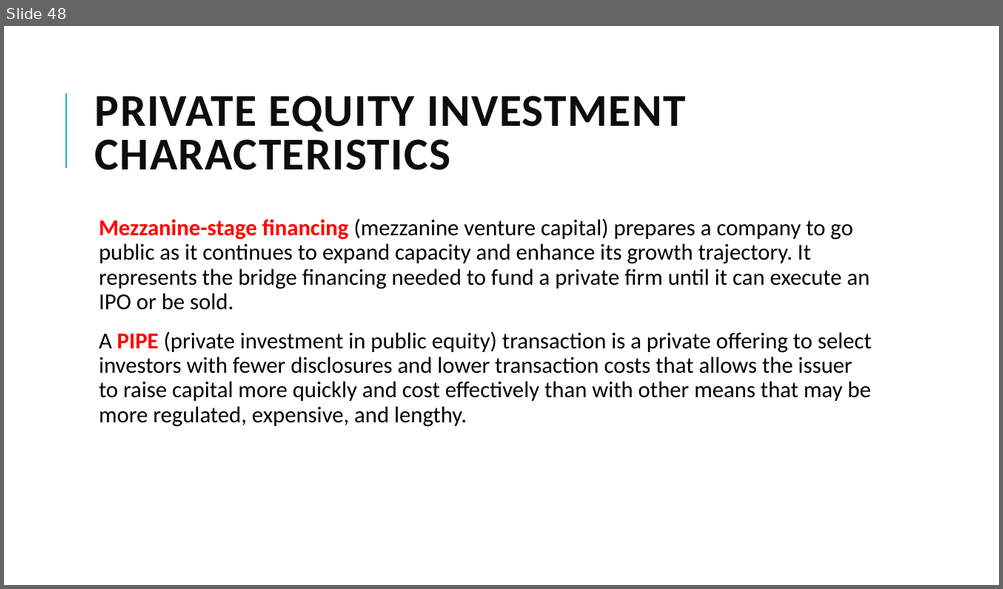
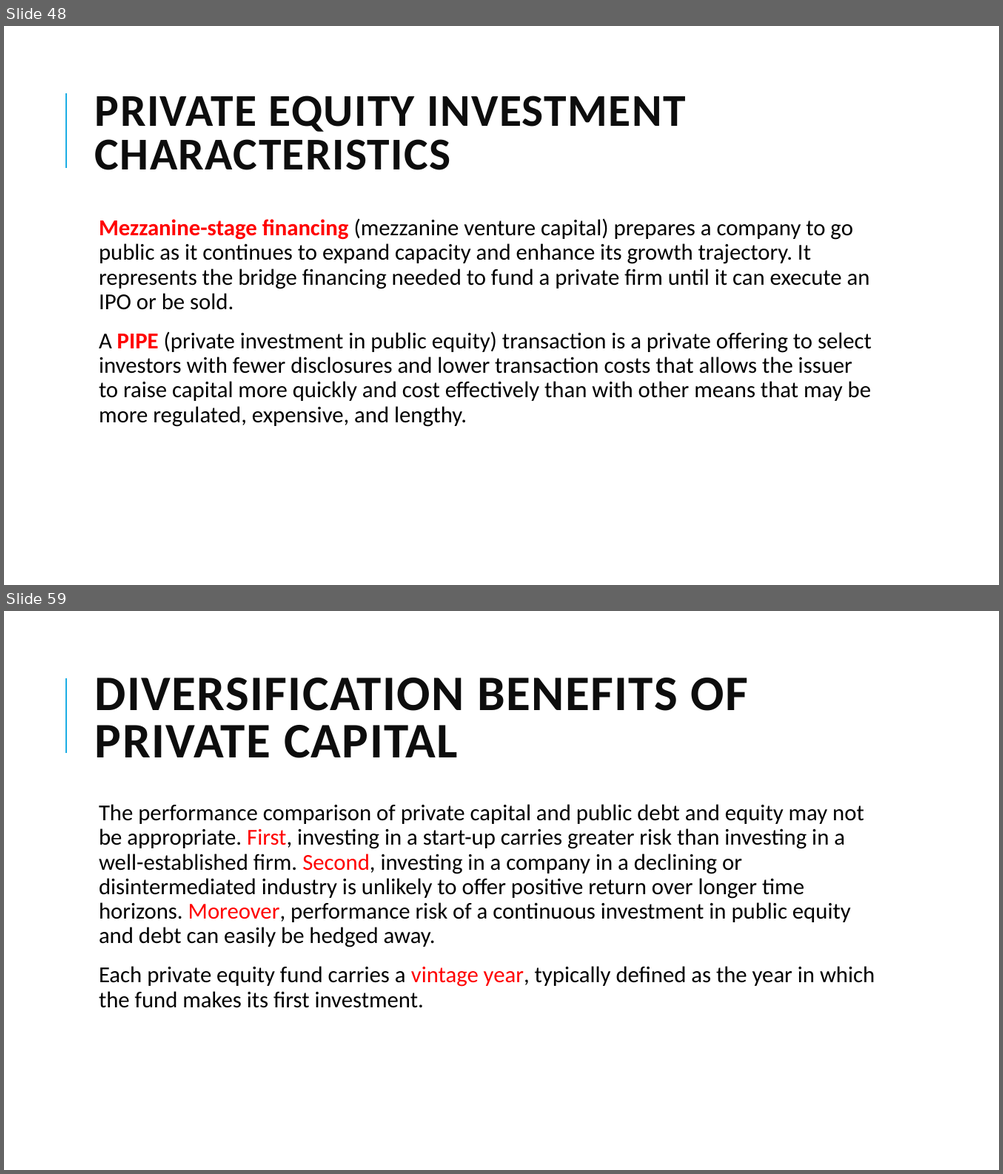
Before and after one commit to Isco0530/data, a slide deck: 2024Alternative.pptx. Shown one above the other, each under a label of ours: slide 48 before the commit, slides 48 and 59 after it; the slides between them are not shown. The pictures are 1003x589 and 1003x1174 pixels, drawn with LibreOffice and Linux fonts; fonts in the diff are those of the drawing. Boxes give left, top, right and bottom in pixels: in the first picture for what was removed or moved away, otherwise in the second. Text is boxed around its words. In the diff, an @@ line names an element or a change of style, - is before the commit and + after.

```diff
--- a/2024Alternative.pptx
+++ b/2024Alternative.pptx
@@ slide 59 added at box(4, 611, 999, 1170), background #FFFFFF; not listed: 1 template element that a slide beside it also shows @@
@@ title added at box(95, 678, 748, 758), 48 pt, text #0D0D0D, bold @@
+DIVERSIFICATION BENEFITS OF PRIVATE CAPITAL
@@ text added at box(99, 804, 874, 1008), 22 pt, text #000000 @@
+  The performance comparison of private capital and public debt and equity may not be appropriate. First, investing in a start-up carries greater risk than investing in a well-established firm. Second, investing in a company in a declining or disintermediated industry is unlikely to offer positive return over longer time horizons. Moreover, performance risk of a continuous investment in public equity and debt can easily be hedged away.
+  Each private equity fund carries a vintage year, typically defined as the year in which the fund makes its first investment.
```
Also in this commit, not shown: 4 slides changed, 7 other slides added.
